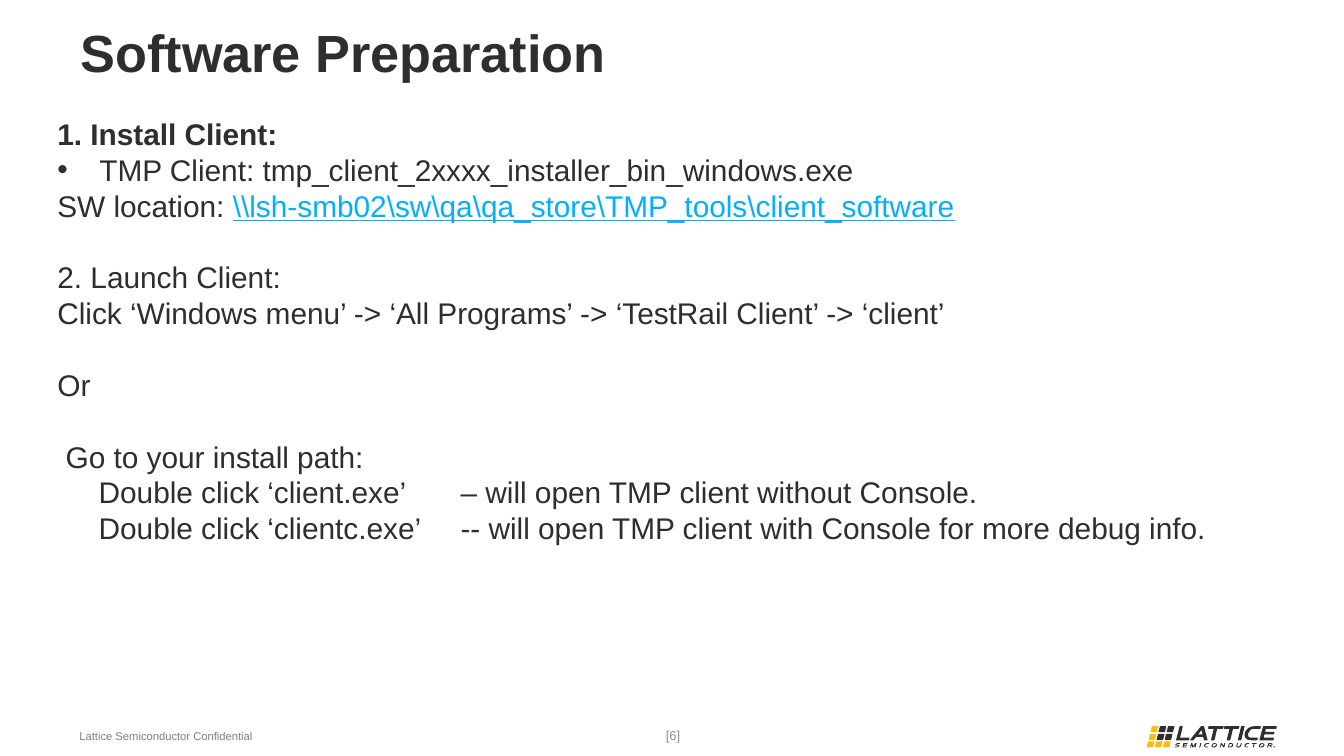
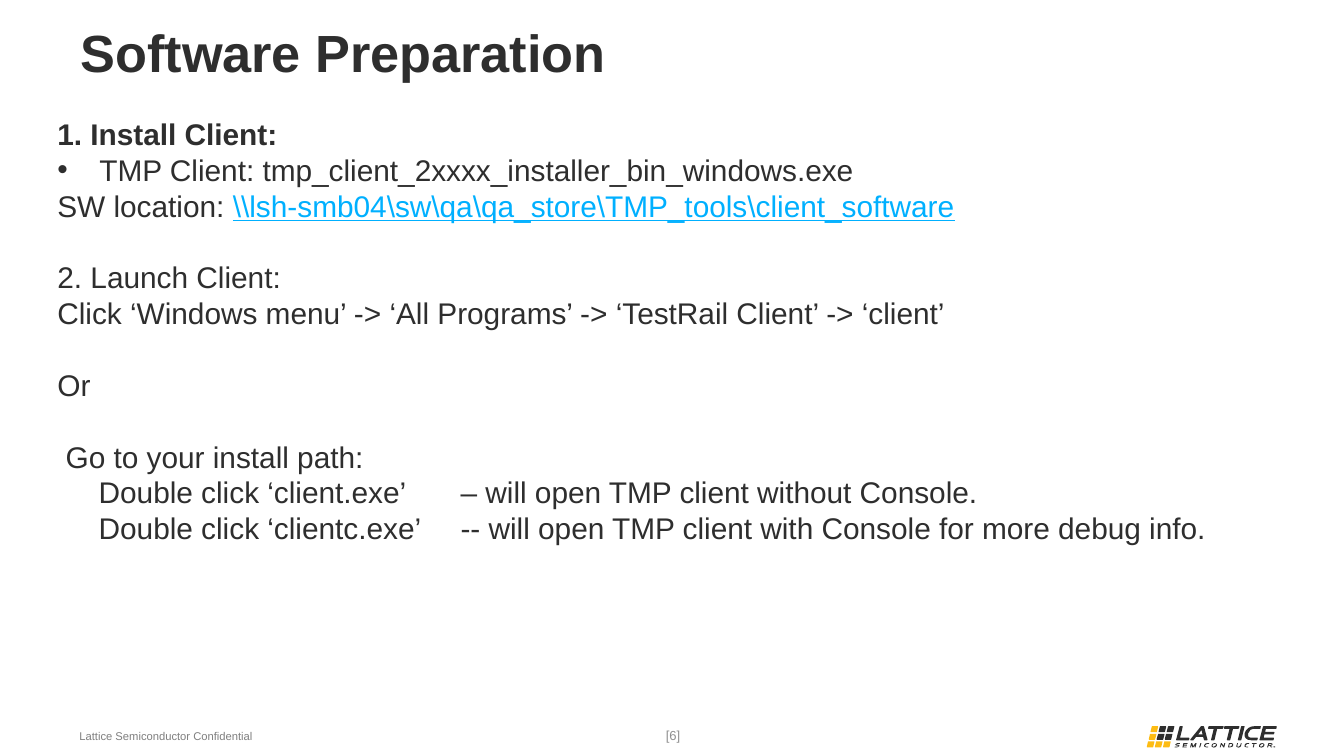
Before and after one commit to wanghengquan/repository, a slide deck: slide 6 of tmp_client/doc/TMP_EIT_suites/Local_EIT2_run_LSH1.pptx. Drawn at 1344x756 pixels with LibreOffice and Linux fonts; fonts in the diff are those of the drawing; background and template pictures are left out. Boxes give left, top, right and bottom in pixels: in the first picture for what was removed or moved away, otherwise in the second. Text is boxed around its words. In the diff, an @@ line names an element or a change of style, - is before the commit and + after.

```diff
--- a/tmp_client/doc/TMP_EIT_suites/Local_EIT2_run_LSH1.pptx
+++ b/tmp_client/doc/TMP_EIT_suites/Local_EIT2_run_LSH1.pptx
@@ text at (x1=57, y1=195, x2=954, y2=222): text changed @@
-SW location: \\lsh-smb02\sw\qa\qa_store\TMP_tools\client_software
+SW location: \\lsh-smb04\sw\qa\qa_store\TMP_tools\client_software
```
Also in this commit, not shown: 3 other slides changed, 14 other files.
